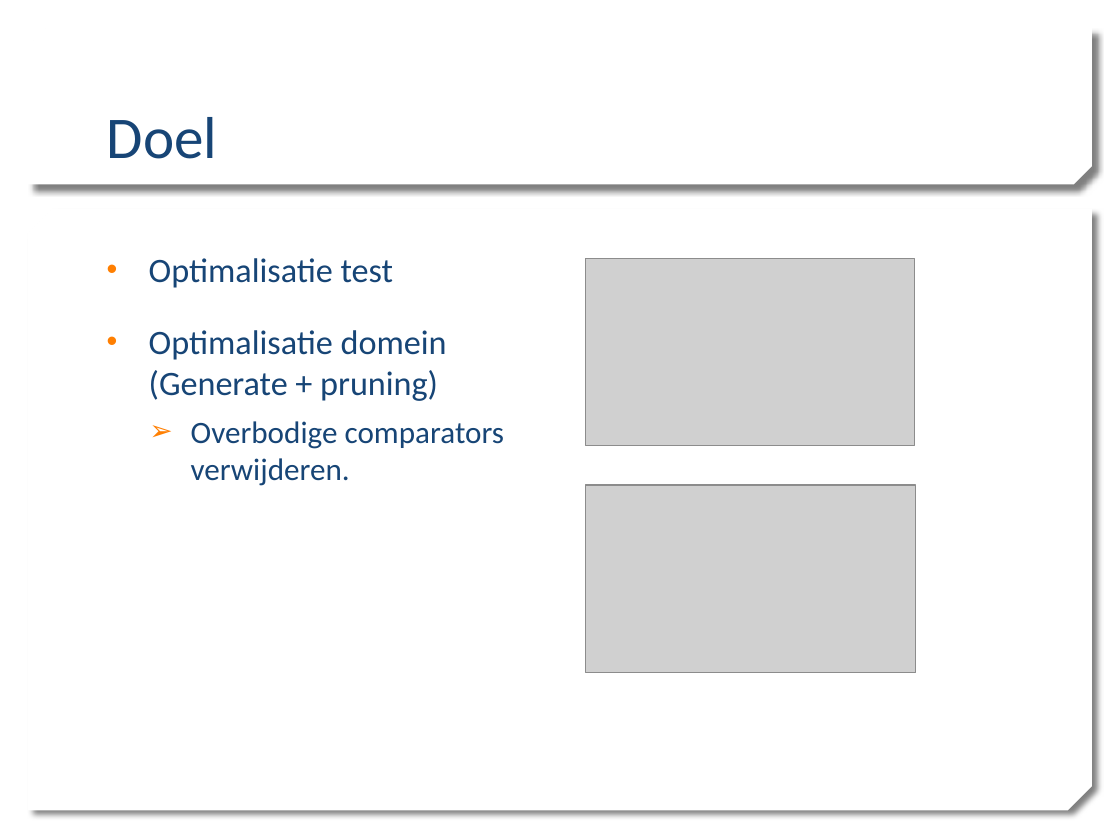
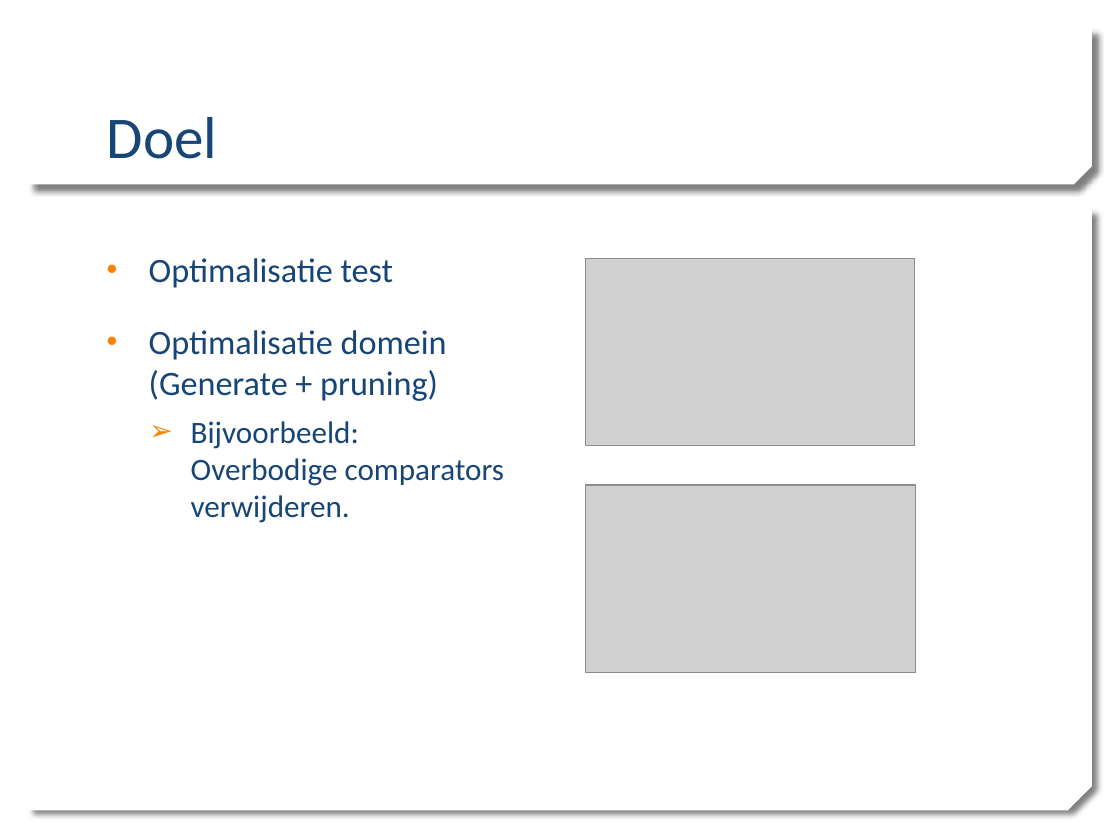
Before and after one commit to mdekempeneer/Research-Optimal-Size-Sorting-Networks, a slide deck: slide 13 of PPP1_WV.pptx. Drawn at 1120x840 pixels with LibreOffice and Linux fonts; fonts in the diff are those of the drawing; grey boxes stand for pictures; background and template pictures are left out. Boxes give left, top, right and bottom in pixels: in the first picture for what was removed or moved away, otherwise in the second. Text is boxed around its words. In the diff, an @@ line names an element or a change of style, - is before the commit and + after.

```diff
--- a/PPP1_WV.pptx
+++ b/PPP1_WV.pptx
@@ text at (191, 421, 505, 523): text changed @@
-  ➢ Overbodige comparators verwijderen.
+  ➢ Bijvoorbeeld:
+    Overbodige comparators verwijderen.
```
Also in this commit, not shown: 6 other slides changed, 1 slide added.
